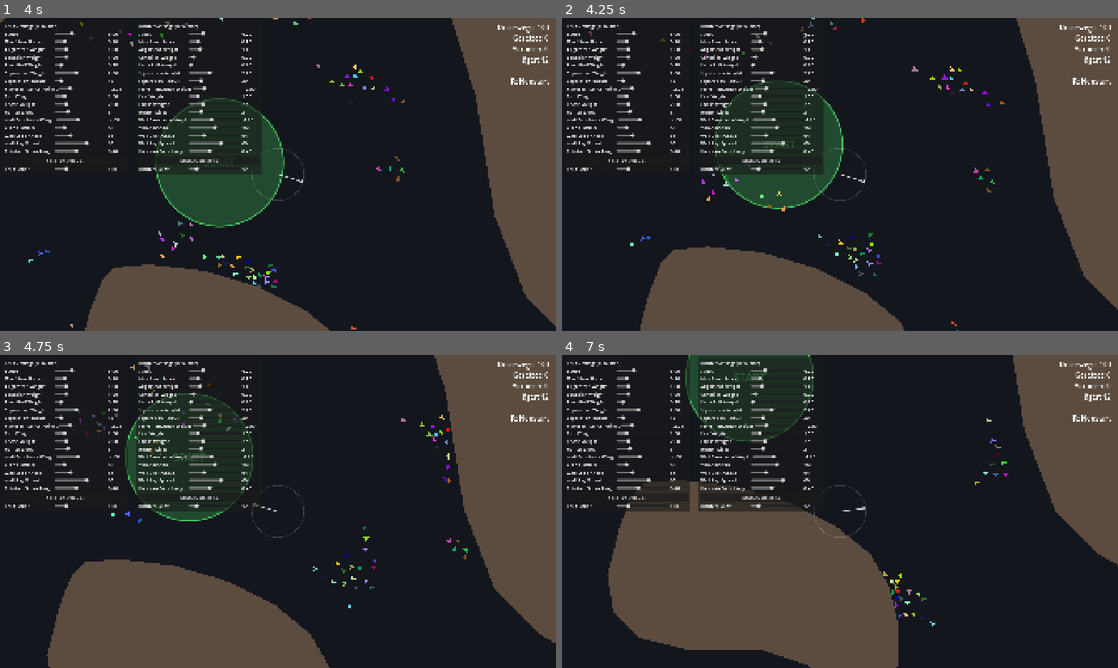
Above: before the commit, frames 1-4 (two rows, left to right).
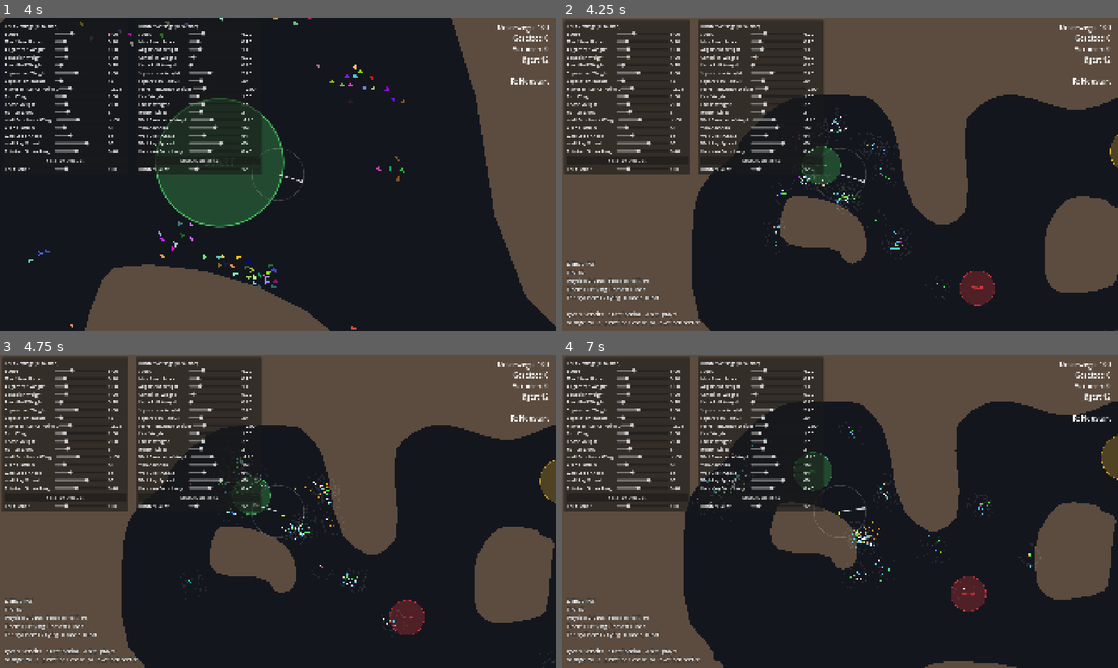
Above: after the commit, the same moments.

Repository: GaslightingRocks/CG-Idea3-swarm
Game: Godot game, scene res://game/game.tscn
Two runs of this game, one before a commit and one after it. Both use one fixed random seed, a clock stepped at 60 frames per second and the inputs below.
Inputs (mouse positions are in pixels of both pictures, inside the frame that each line leads up to):
- Up to frame 1 (4 s): move the mouse to (400, 158) at 0.52 s; move the mouse to (166, 190) at 1.27 s; move the mouse to (333, 105) at 2.02 s; move the mouse to (250, 237) at 2.77 s; move the mouse to (444, 221) at 3.52 s
- Up to frame 2 (4.25 s): tap F3 (toggle_debug) at 4.15 s
- Up to frame 3 (4.75 s): move the mouse to (111, 464) at 4.27 s
- Up to frame 4 (7 s): move the mouse to (867, 511) at 5.02 s; move the mouse to (756, 433) at 5.77 s; move the mouse to (962, 495) at 6.52 s

Frame 1 is identical in both runs. In frame 2, 56% of the frame differs, in the area x 0-100%, y 0-100%; in frame 3, 52%; in frame 4, 50%.

Commit message:
Add debug overlay (F3) and report boid scenes that fail to load
- DebugOverlay draws vision circles, velocity and steering forces per boid,
  flock centers, FPS, physics/process time and counts; zooms the camera out
- boids keep their last steering forces for the overlay
- Flock reports a clear error and stops instead of looping when a boid
  scene can't be loaded or has no Boid script

Co-Authored-By: Claude Opus 5.5 <noreply@anthropic.com>

Diff:
--- /dev/null
+++ b/boids-test/debug/debug_overlay.gd
@@ -0,0 +1,105 @@
+class_name DebugOverlay
+extends Node2D
+
+## Debug view, switched on and off with the "toggle_debug" input action (F3).
+## Draws every boid's vision circle and steering forces into the world, shows FPS, physics time
+## and boid counts in the top left corner, and zooms the camera out so the whole level is visible.
+
+# how many pixels a force of 1 is drawn long
+const FORCE_SCALE: float = 3.0
+# how many pixels a velocity of 1 (pixel per physics step) is drawn long
+const VELOCITY_SCALE: float = 4.0
+const VELOCITY_COLOR: Color = Color(0.3, 1.0, 0.3)
+const FLOCKING_COLOR: Color = Color(0.3, 0.8, 1.0)
+const PLAYER_COLOR: Color = Color(1.0, 1.0, 1.0)
+const WALL_COLOR: Color = Color(1.0, 0.6, 0.1)
+const BEHAVIOR_COLOR: Color = Color(1.0, 0.3, 0.8)
+
+# flocks whose boids are drawn, set by the game
+var flocks: Array[Flock] = []
+# camera that is zoomed out while the overlay is on
+var camera: Camera2D
+# camera zoom while the overlay is on (smaller = further out)
+var debug_zoom: Vector2 = Vector2(0.6, 0.6)
+var normal_zoom: Vector2
+var info_label: Label
+
+
+func _ready() -> void:
+	# Drawn on top of everything else in the world
+	z_index = 100
+	visible = false
+
+	# Text in screen space, so it doesn't move with the camera
+	var layer: CanvasLayer = CanvasLayer.new()
+	layer.layer = 10
+	add_child(layer)
+	info_label = Label.new()
+	info_label.add_theme_font_size_override("font_size", 18)
+	info_label.add_theme_color_override("font_outline_color", Color.BLACK)
+	info_label.add_theme_constant_override("outline_size", 4)
+	info_label.visible = false
+	layer.add_child(info_label)
+	# Bottom left corner with 16 px margin, growing upward (the settings panels are in the top left)
+	info_label.grow_vertical = Control.GROW_DIRECTION_BEGIN
+	info_label.set_anchors_and_offsets_preset(Control.PRESET_BOTTOM_LEFT, Control.PRESET_MODE_MINSIZE, 16)
+
+
+func _unhandled_input(event: InputEvent) -> void:
+	# "toggle_debug" is defined in Project Settings > Input Map (F3 by default)
+	if event.is_action_pressed("toggle_debug"):
+		visible = not visible
+		info_label.visible = visible
+		if camera:
+			if visible:
+				normal_zoom = camera.zoom
+				camera.zoom = debug_zoom
+			else:
+				camera.zoom = normal_zoom
+
+
+func _process(_delta: float) -> void:
+	if not visible:
+		return
+	# Asks Godot to call _draw() again, since everything moves every frame
+	queue_redraw()
+	update_info()
+
+
+func _draw() -> void:
+	for flock: Flock in flocks:
+		for boid: Boid in flock.boids:
+			if not is_instance_valid(boid):
+				continue
+			var at: Vector2 = boid.global_position
+			draw_arc(at, boid.settings.vision_radius, 0.0, TAU, 24, Color(1, 1, 1, 0.08), 1.0)
+			draw_line(at, at + boid.velocity * VELOCITY_SCALE, VELOCITY_COLOR, 1.0)
+			draw_force(at, boid.debug_flocking_force, FLOCKING_COLOR)
+			draw_force(at, boid.debug_player_force, PLAYER_COLOR)
+			draw_force(at, boid.debug_wall_force, WALL_COLOR)
+			draw_force(at, boid.debug_behavior_force, BEHAVIOR_COLOR)
+
+		# Center of mass of the flock as a small cross
+		var size: float = 12.0
+		draw_line(flock.center - Vector2(size, 0), flock.center + Vector2(size, 0), Color.YELLOW, 2.0)
+		draw_line(flock.center - Vector2(0, size), flock.center + Vector2(0, size), Color.YELLOW, 2.0)
+
+
+## Draws one steering force as a line starting at the boid, skips forces that are (almost) zero.
+func draw_force(at: Vector2, force: Vector2, color: Color) -> void:
+	if force.length_squared() > 0.0001:
+		draw_line(at, at + force * FORCE_SCALE, color, 1.0)
+
+
+## Updates the text with performance numbers, boid counts and the color legend.
+func update_info() -> void:
+	var text: String = "DEBUG (F3)\n"
+	text += "FPS: %d\n" % Engine.get_frames_per_second()
+	text += "Physics: %.1f ms   Process: %.1f ms\n" % [
+		Performance.get_monitor(Performance.TIME_PHYSICS_PROCESS) * 1000.0,
+		Performance.get_monitor(Performance.TIME_PROCESS) * 1000.0,
+	]
+	for flock: Flock in flocks:
+		text += "%s: %d flying, %d saved, %d lost\n" % [flock.name, flock.boids.size(), flock.saved_count, flock.lost_count]
+	text += "\ngreen: velocity   blue: flocking   white: player\norange: walls   pink: flee / chase   yellow: flock center"
+	info_label.text = text
--- a/boids-test/flock/boid.gd
+++ b/boids-test/flock/boid.gd
@@ -47,6 +47,12 @@
 var overlap_push: Vector2 = Vector2.ZERO
 var hunter_threat: Vector2 = Vector2.ZERO
 
+# steering forces of the last physics step, only stored for the debug overlay
+var debug_flocking_force: Vector2 = Vector2.ZERO
+var debug_player_force: Vector2 = Vector2.ZERO
+var debug_wall_force: Vector2 = Vector2.ZERO
+var debug_behavior_force: Vector2 = Vector2.ZERO
+
 
 func _ready() -> void:
 	if settings == null:
@@ -63,9 +69,12 @@
 	scan_neighbors()
 	update_wall_push()
 
-	var steering: Vector2 = flocking_force() + flock_pull_force() + player_force()
-	steering += wall_push * settings.wall_avoidance_weight
-	steering += behavior_force()
+	# Kept in member variables so the debug overlay (F3) can draw them
+	debug_flocking_force = flocking_force() + flock_pull_force()
+	debug_player_force = player_force()
+	debug_wall_force = wall_push * settings.wall_avoidance_weight
+	debug_behavior_force = behavior_force()
+	var steering: Vector2 = debug_flocking_force + debug_player_force + debug_wall_force + debug_behavior_force
 
 	# Limits how much the velocity can change per frame, which smooths out sudden turns
 	velocity += steering.limit_length(settings.max_steer_force)
--- a/boids-test/flock/flock.gd
+++ b/boids-test/flock/flock.gd
@@ -41,6 +41,8 @@
 	if settings == null:
 		settings = BoidSettings.new()
 	boid_scene = load(boid_scene_path)
+	if boid_scene == null:
+		push_error("Flock '%s': boid scene '%s' could not be loaded, no boids will spawn." % [name, boid_scene_path])
 	center = global_position
 	randomize()
 
@@ -75,7 +77,9 @@
 func set_boid_count(value: int) -> void:
 	boid_count = value
 	while boids.size() < boid_count:
-		spawn_boid()
+		# Stops instead of looping forever if a boid can't be created
+		if not spawn_boid():
+			break
 	while boids.size() > boid_count:
 		var boid: Boid = boids.pop_back()
 		remove_child(boid)
@@ -98,8 +102,13 @@
 
 
 ## Instantiates a single boid and places it at a random free spot around the flock.
-func spawn_boid() -> void:
+func spawn_boid() -> bool:
+	if boid_scene == null:
+		return false
 	var boid: Boid = boid_scene.instantiate() as Boid
+	if boid == null:
+		push_error("Flock '%s': '%s' has no Boid script on its root node (maybe a script error?)." % [name, boid_scene_path])
+		return false
 	boid.settings = settings
 	boid.flock = self
 	add_child(boid)
@@ -110,6 +119,7 @@
 	boid.global_position = random_free_position()
 	# Tells the physics interpolation that this was a teleport, not a movement to smooth out
 	boid.reset_physics_interpolation()
+	return true
 
 
 ## Returns a random position within spawn_radius around the flock that is not inside a wall.
--- a/boids-test/game/game.gd
+++ b/boids-test/game/game.gd
@@ -31,6 +31,12 @@
 	settings_panel.add_slider("Boid Count", 0, 500, 1, flock.boid_count, func(value: float) -> void: flock.set_boid_count(int(value)))
 	var enemy_panel: BoidSettingsPanel = add_settings_panel(enemy_flock, "Hunter Settings", Vector2(470, 8))
 	enemy_panel.add_slider("Hunter Count", 0, 100, 1, enemy_flock.boid_count, func(value: float) -> void: enemy_flock.set_boid_count(int(value)))
+
+	var debug_overlay: DebugOverlay = DebugOverlay.new()
+	debug_overlay.flocks.append(flock)
+	debug_overlay.flocks.append(enemy_flock)
+	debug_overlay.camera = camera
+	add_child(debug_overlay)
 
 
 func _unhandled_input(event: InputEvent) -> void:
Not shown, added: boids-test/debug/debug_overlay.gd.uid
